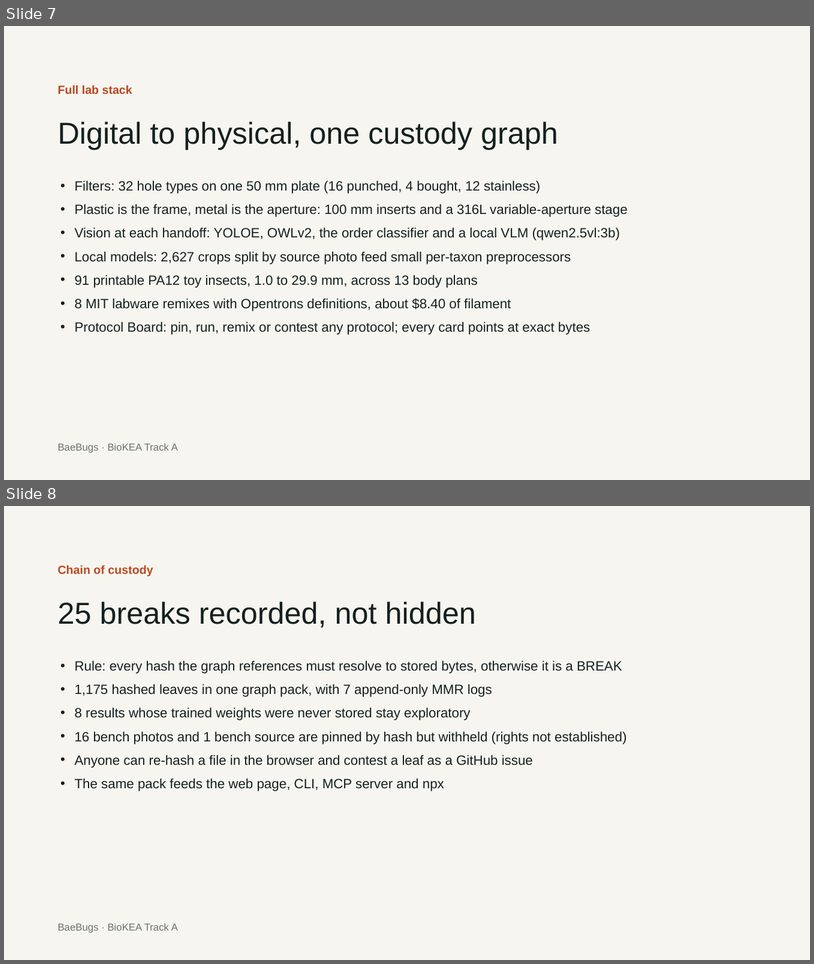
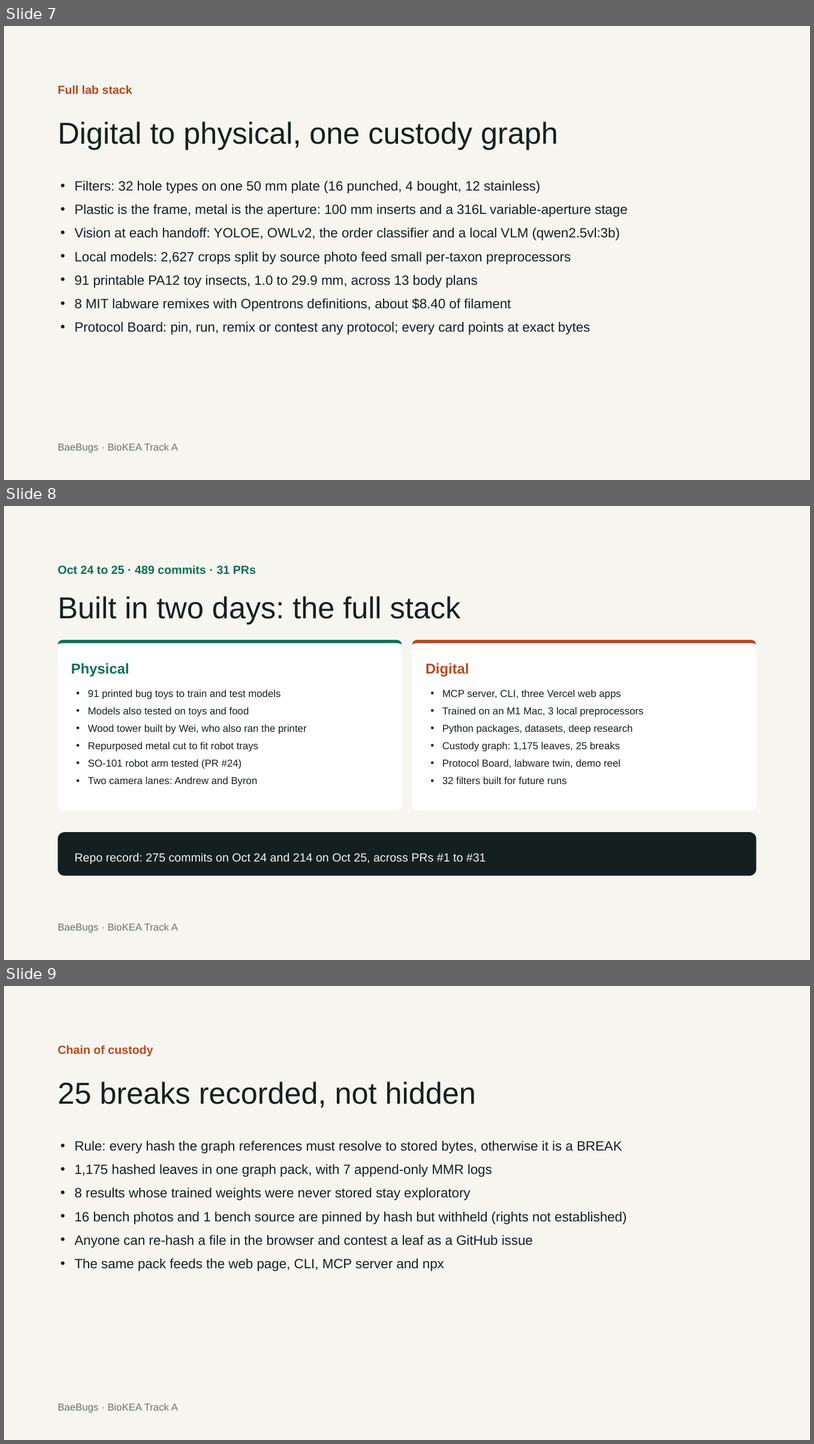
Before and after one commit to biobitworks/baebugs, a slide deck: docs/slides/baebugs_full_lab_stack.pptx. Shown one above the other, each under a label of ours: slides 7 and 8 before the commit, slides 7, 8 and 9 after it. The pictures are 814x964 and 814x1444 pixels, drawn with LibreOffice and Linux fonts; fonts in the diff are those of the drawing. Boxes give left, top, right and bottom in pixels: in the first picture for what was removed or moved away, otherwise in the second. Text is boxed around its words. In the diff, an @@ line names an element or a change of style, - is before the commit and + after.

```diff
--- a/docs/slides/baebugs_full_lab_stack.pptx
+++ b/docs/slides/baebugs_full_lab_stack.pptx
@@ slide 8 added at (4, 506, 810, 960), background #F6F5F0 @@
@@ text added at (58, 565, 256, 574), 14 pt, text #0F6E56, bold @@
+Oct 24 to 25 · 489 commits · 31 PRs
@@ title added at (58, 596, 461, 624), 36 pt, text #14201F @@
+Built in two days: the full stack
@@ rounded rectangle added at (58, 640, 402, 810), fill #FFFFFF @@
@@ freeform shape added at (58, 640, 402, 783), fill #0F6E56 @@
@@ rounded rectangle added at (413, 640, 756, 810), fill #FFFFFF @@
@@ freeform shape added at (413, 640, 756, 783), fill #B8481F @@
@@ text added at (71, 663, 129, 676), 17 pt, text #0F6E56, bold @@
+Physical
@@ text added at (426, 663, 470, 676), 17 pt, text #B8481F, bold @@
+Digital
@@ text added at (88, 690, 307, 786), 12 pt, text #14201F @@
+• 91 printed bug toys to train and test models
+• Models also tested on toys and food
+• Wood tower built by Wei, who also ran the printer
+• Repurposed metal cut to fit robot trays
+• SO-101 robot arm tested (PR #24)
+• Two camera lanes: Andrew and Byron
@@ text added at (443, 690, 644, 784), 12 pt, text #14201F @@
+• MCP server, CLI, three Vercel web apps
+• Trained on an M1 Mac, 3 local preprocessors
+• Python packages, datasets, deep research
+• Custody graph: 1,175 leaves, 25 breaks
+• Protocol Board, labware twin, demo reel
+• 32 filters built for future runs
@@ rounded rectangle added at (58, 832, 757, 876), fill #14201F, 14 pt, text #F6F5F0 @@
+Repo record: 275 commits on Oct 24 and 214 on Oct 25, across PRs #1 to #31
@@ text added at (58, 923, 178, 933), 12 pt, text #6B7370 @@
+BaeBugs · BioKEA Track A
@@ what was slide 8 is now slide 9 @@
```
